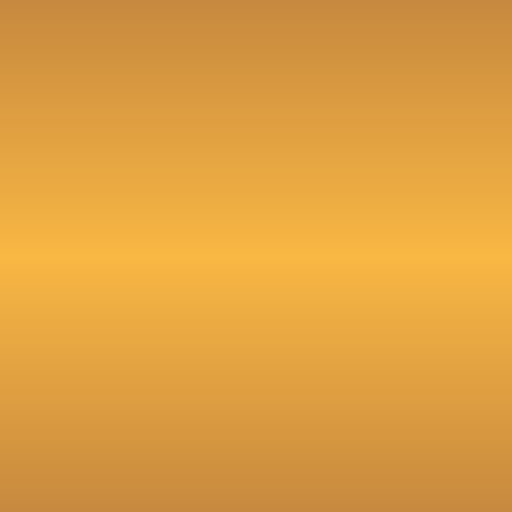
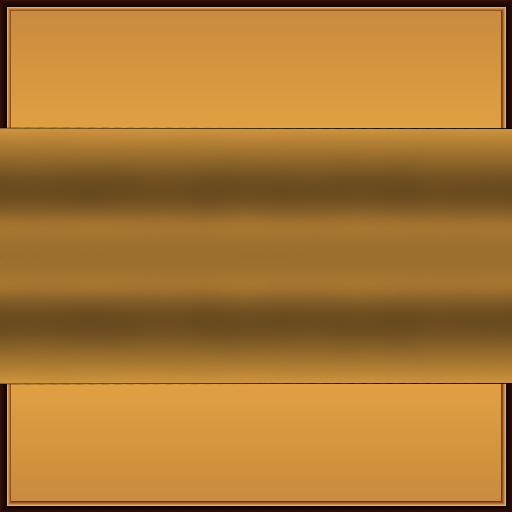
Before/after of a w=512, h=512 layered artwork. What changed in the layer stack:
added layer "Path1" above "basePath1" over [0, 64, 512, 448]
added layer "Paint Layer 4" above "Paint Layer 3" over [0, 0, 512, 512]
hid "Paint Layer 3", moved it above "Paint Layer 1", painted on it over [0, 0, 512, 512]
